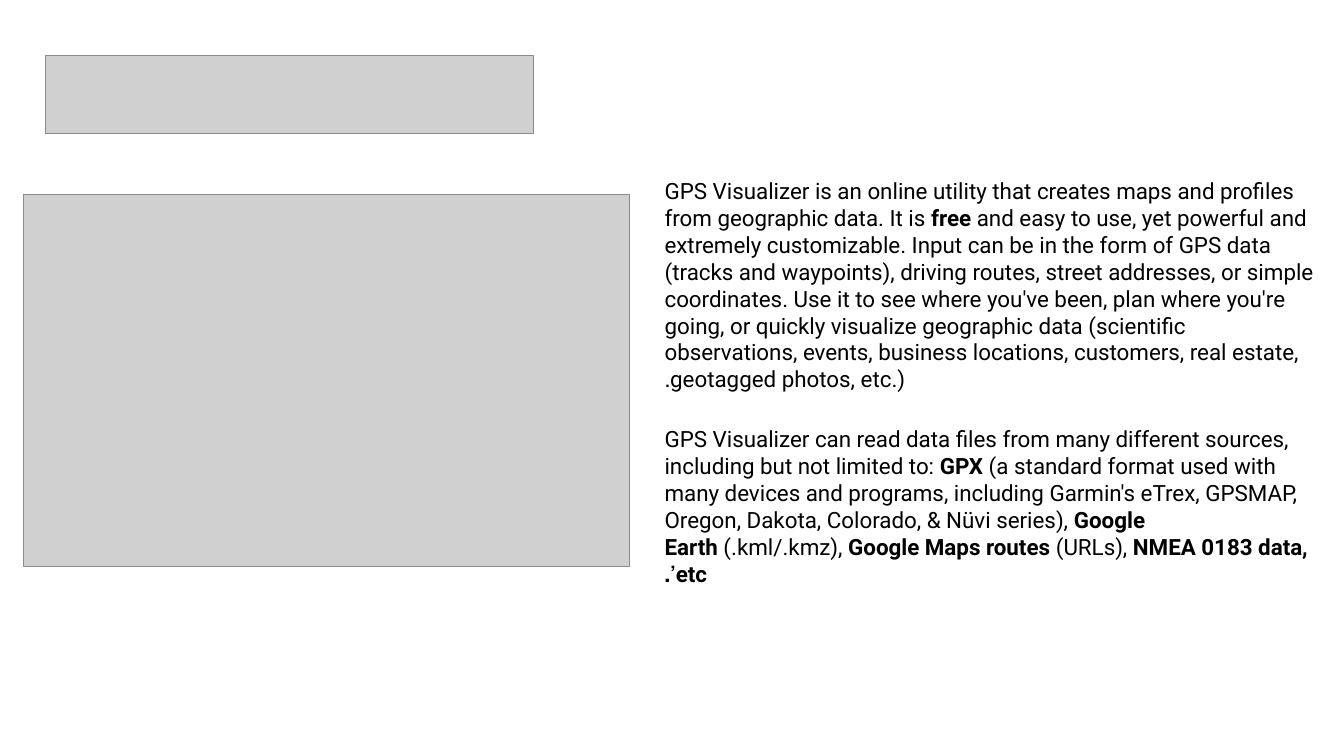
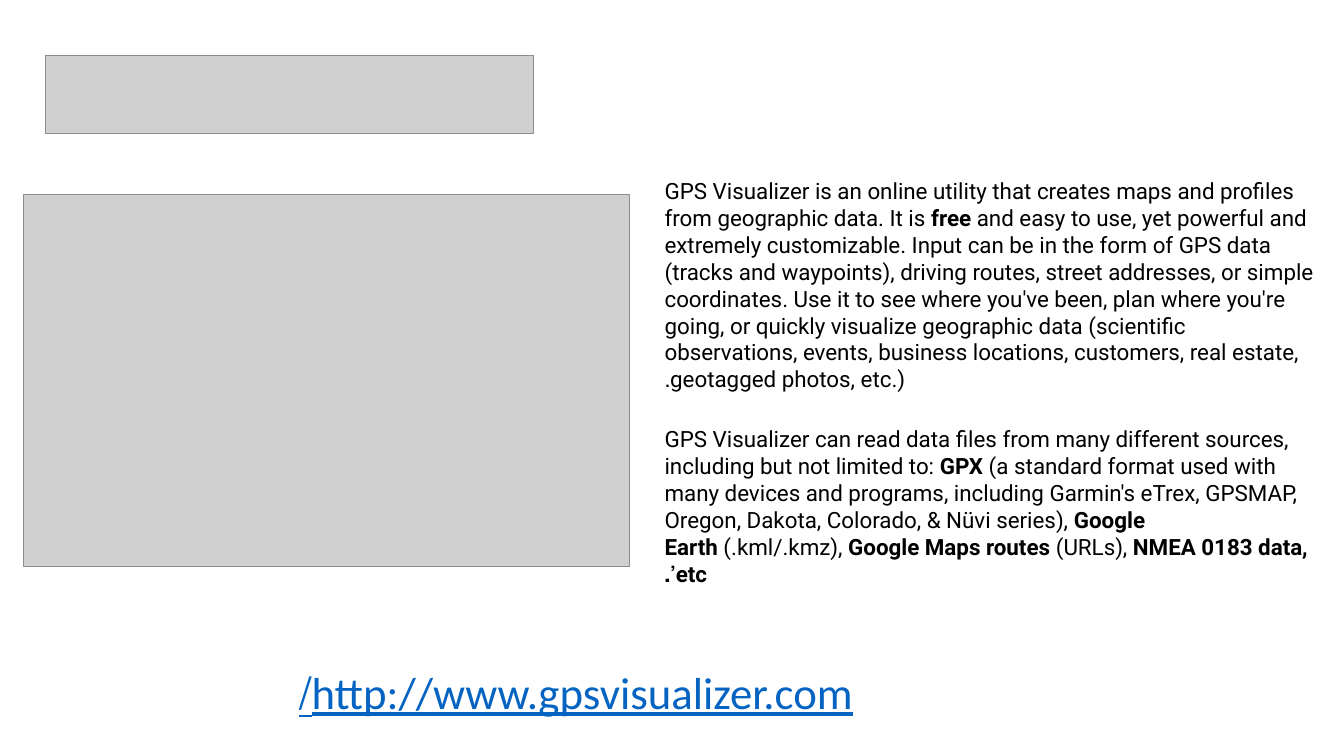
Before and after one commit to Mesfin1/matala2, a slide deck: slide 2 of ex2/NMEA Viewing Tools.pptx (slide 4 before the commit). Drawn at 1344x756 pixels with LibreOffice and Linux fonts; fonts in the diff are those of the drawing; grey boxes stand for pictures. Boxes give left, top, right and bottom in pixels: in the first picture for what was removed or moved away, otherwise in the second. Text is boxed around its words. In the diff, an @@ line names an element or a change of style, - is before the commit and + after.

```diff
--- a/ex2/NMEA Viewing Tools.pptx
+++ b/ex2/NMEA Viewing Tools.pptx
@@ text added at <box>312,678,853,717</box>, 32 pt, text #0563C1, underline @@
+http://www.gpsvisualizer.com/
```
Also in this commit, not shown: 2 other slides changed, 2 slides added.
